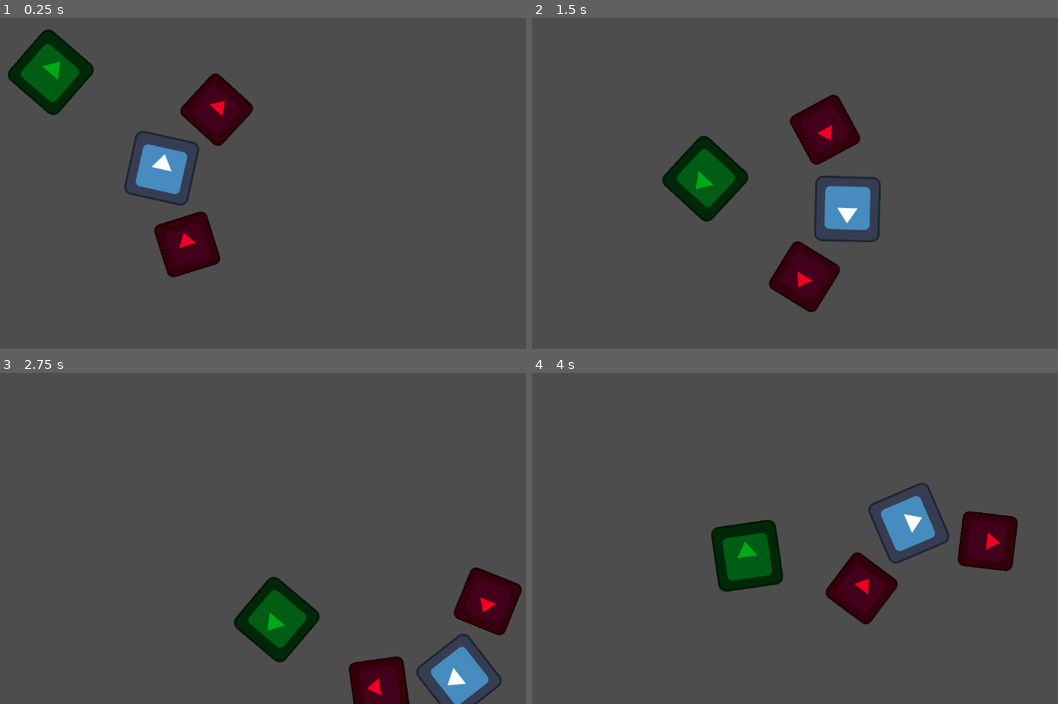
Above: before the commit, frames 1-4 (two rows, left to right).
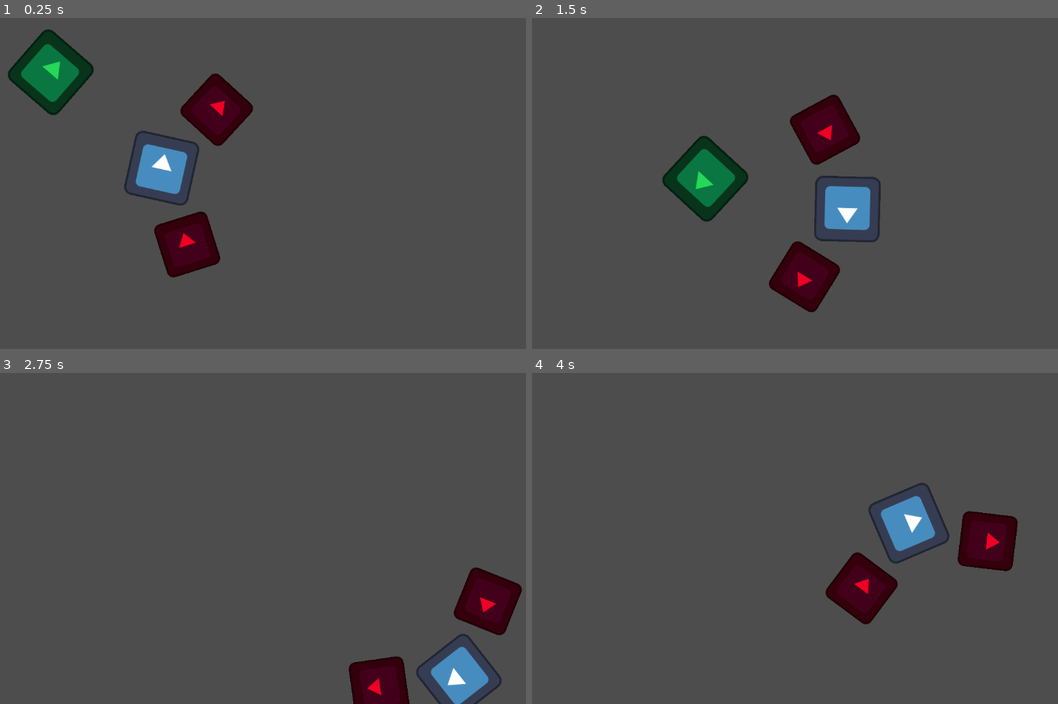
Above: after the commit, the same moments.

Repository: czarekdupa/BigMode-Game
Game: Godot game, scene res://Levels/Czarek_Test_Level.tscn
The game is run twice, just before and just after one commit, with the same random seed, the same clock (stepped at 60 frames per second) and the same inputs. This scene is started directly instead of the project's main scene. The engine's default icon, where the game draws it, is replaced by a stand-in: a white triangle on a blue panel in a dark square.
Inputs (mouse positions are in pixels of both pictures, inside the frame that each line leads up to):
- Up to frame 1 (0.25 s): no input
- Up to frame 2 (1.5 s): move the mouse to (894, 166) at 0.52 s; hold D (right) 0.53-1.28 s; click (894, 166) at 0.6 s; move the mouse to (642, 200) at 1.27 s; hold S (down) from 1.28 s (still down); right-click (642, 200) at 1.35 s
- Up to frame 3 (2.75 s): move the mouse to (289, 465) at 2.02 s; release S (down) at 2.03 s; hold D (right) from 2.03 s (still down); click (289, 465) at 2.1 s
- Up to frame 4 (4 s): move the mouse to (731, 604) at 2.77 s; release D (right) at 2.78 s; hold Up (up) 2.78-3.53 s; right-click (731, 604) at 2.85 s; move the mouse to (942, 588) at 3.52 s; hold Left (left) from 3.53 s (still down); click (942, 588) at 3.6 s

The runs differ from the first frame. In frame 1, 1.1% of the frame differs, in the area x 3-16%, y 7-26%; in frame 2, 1.1%; in frame 3, 2.4%; in frame 4, 2.4%, in the area x 33-48%, y 44-67%.

Commit message:
addeed hitbox

Diff:
--- a/project-power/Enemies/enemy.gd
+++ b/project-power/Enemies/enemy.gd
@@ -1,5 +1,6 @@
 extends CharacterBody2D
 
+@export var hp : = 3
 const SPEED = 300
 const JUMP_VELOCITY = -400.0
 var movement_direction : Vector2
@@ -26,3 +27,10 @@
 		can_move = false
 	else:
 		pass
+
+
+func _on_hitbox_area_entered(area: Area2D) -> void:
+	hp -= 1
+	set_modulate("red")
+	if hp <= 0:
+		queue_free()
--- a/project-power/Enemies/enemy.tscn
+++ b/project-power/Enemies/enemy.tscn
@@ -9,24 +9,35 @@
 [sub_resource type="CircleShape2D" id="CircleShape2D_ku56n"]
 radius = 360.0
 
+[sub_resource type="RectangleShape2D" id="RectangleShape2D_ebxik"]
+size = Vector2(122, 122)
+
 [node name="Enemy" type="CharacterBody2D" groups=["enemy"]]
+modulate = Color(0.148154, 0.846206, 0.343162, 1)
 collision_layer = 4
 motion_mode = 1
 script = ExtResource("1_ul33b")
 
 [node name="Sprite2D" type="Sprite2D" parent="."]
-self_modulate = Color(0, 0.662745, 0.0980392, 1)
 texture = ExtResource("2_epwwa")
 
 [node name="CollisionShape2D" type="CollisionShape2D" parent="."]
+visible = false
 shape = SubResource("RectangleShape2D_gjogx")
 
 [node name="Detection Area" type="Area2D" parent="."]
+visible = false
 collision_layer = 0
 
 [node name="CollisionShape2D" type="CollisionShape2D" parent="Detection Area"]
 shape = SubResource("CircleShape2D_ku56n")
 debug_color = Color(0.92549, 0.180392, 0.52549, 0.129412)
 
+[node name="Hitbox" type="Area2D" parent="."]
+
+[node name="CollisionShape2D" type="CollisionShape2D" parent="Hitbox"]
+shape = SubResource("RectangleShape2D_ebxik")
+
 [connection signal="body_entered" from="Detection Area" to="." method="_on_detection_area_body_entered"]
 [connection signal="body_exited" from="Detection Area" to="." method="_on_detection_area_body_exited"]
+[connection signal="area_entered" from="Hitbox" to="." method="_on_hitbox_area_entered"]
Not shown: 1 places in project-power/Enemies/enemy.tscn that only renumber resources
